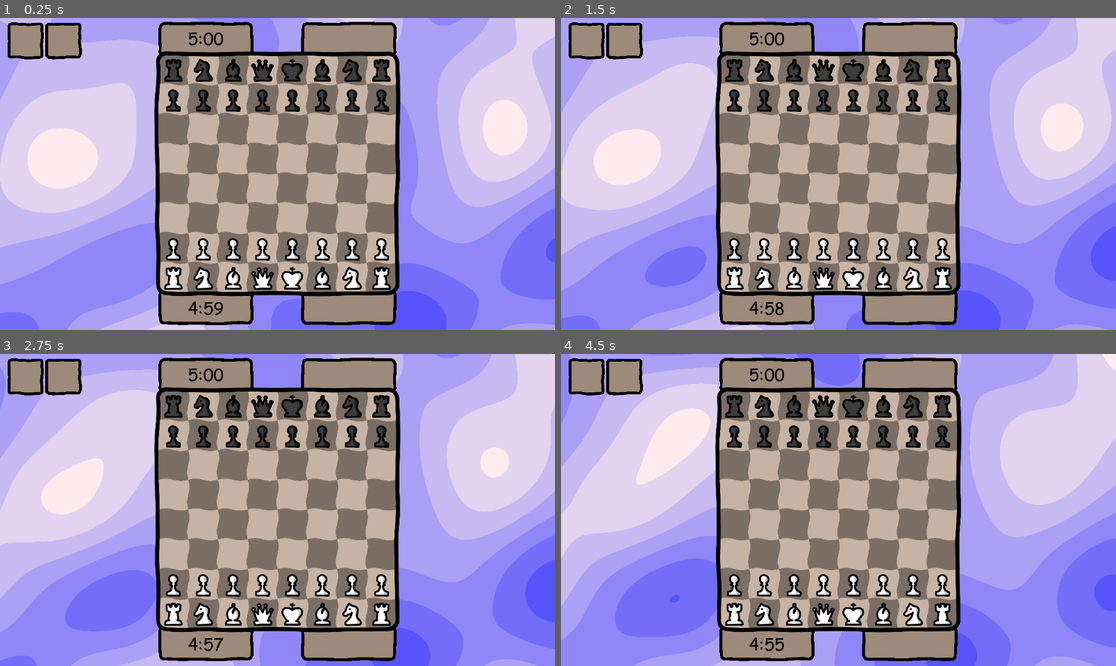
Above: before the commit, frames 1-4 (two rows, left to right).
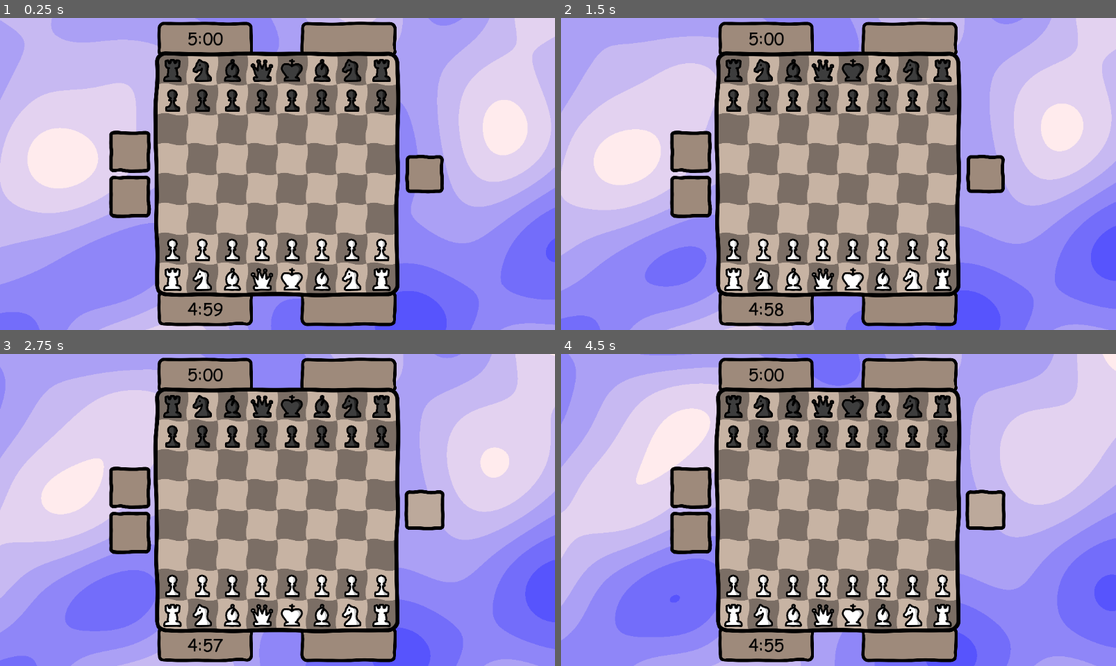
Above: after the commit, the same moments.

Repository: Empika1/DrunkChess
Game: Godot game, scene res://Scenes/Game.tscn
Two runs of this game, one before a commit and one after it. Both use one fixed random seed, a clock stepped at 60 frames per second and the inputs below.
Inputs (mouse positions are in pixels of both pictures, inside the frame that each line leads up to; where the layout moved, square brackets give the same spot in the first picture):
- Up to frame 1 (0.25 s): no input
- Up to frame 2 (1.5 s): click (688, 152) [588, 39] at 0.5 s; click (688, 195) [622, 39] at 1.25 s
- Up to frame 3 (2.75 s): click (427, 510) at 2.02 s
- Up to frame 4 (4.5 s): click (688, 488) [588, 375] at 2.75 s; click (688, 531) [622, 375] at 3.5 s; click (988, 510) at 4.27 s

The runs differ from the first frame. In frame 1, 9.2% of the frame differs, in the area x 1-80%, y 1-99%; in frame 2, 9.2%; in frame 3, 9.3%; in frame 4, 9.3%, in the area x 1-81%, y 1-99%.

Commit message:
button stuff also blur in shader cool

Diff:
--- a/Scenes/Game.tscn
+++ b/Scenes/Game.tscn
@@ -12,6 +12,7 @@
 [ext_resource type="Script" path="res://Scripts/UI/LabelScaler.gd" id="6_v8qg6"]
 [ext_resource type="Shader" path="res://Shaders/Arrows.gdshader" id="7_pwngt"]
 [ext_resource type="Shader" path="res://Shaders/RoundedBorder.gdshader" id="11_6jtdc"]
+[ext_resource type="Script" path="res://Scripts/UI/ProceduralTextureButton.gd" id="14_oywxq"]
 [ext_resource type="Script" path="res://Scripts/GameManager.gd" id="15_uqtdi"]
 
 [sub_resource type="ShaderMaterial" id="ShaderMaterial_yxwyt"]
@@ -26,6 +27,43 @@
 
 [sub_resource type="PlaceholderTexture2D" id="PlaceholderTexture2D_ujew3"]
 
+[sub_resource type="ShaderMaterial" id="ShaderMaterial_w84sv"]
+shader = ExtResource("11_6jtdc")
+shader_parameter/outerDistances = Vector4(0.02, 0.02, 0.02, 0.02)
+shader_parameter/thickness = 0.075
+shader_parameter/outerRadius = 0.105
+shader_parameter/noDistortLength = 0.245
+shader_parameter/insideBgCol = Color(0.619608, 0.541176, 0.482353, 1)
+shader_parameter/outsideBgCol = Color(0, 0, 0, 0)
+shader_parameter/lineCol = null
+shader_parameter/noiseScale = Vector2(1.745, 0.195)
+shader_parameter/noiseSeed = 0.955
+shader_parameter/realWidth = 89.0
+shader_parameter/realHeight = 89.0
+
+[sub_resource type="Gradient" id="Gradient_w0ct7"]
+offsets = PackedFloat32Array(0)
+colors = PackedColorArray(0, 0, 0, 1)
+
+[sub_resource type="GradientTexture2D" id="GradientTexture2D_mxgtm"]
+gradient = SubResource("Gradient_w0ct7")
+width = 1
+height = 1
+
+[sub_resource type="ShaderMaterial" id="ShaderMaterial_u4uj4"]
+shader = ExtResource("11_6jtdc")
+shader_parameter/outerDistances = Vector4(0.02, 0.02, 0.02, 0.02)
+shader_parameter/thickness = 0.075
+shader_parameter/outerRadius = 0.11
+shader_parameter/noDistortLength = 0.245
+shader_parameter/insideBgCol = Color(0.619608, 0.541176, 0.482353, 1)
+shader_parameter/outsideBgCol = Color(0, 0, 0, 0)
+shader_parameter/lineCol = null
+shader_parameter/noiseScale = Vector2(1.745, 0.195)
+shader_parameter/noiseSeed = 1.63
+shader_parameter/realWidth = 89.0
+shader_parameter/realHeight = 89.0
+
 [sub_resource type="ShaderMaterial" id="ShaderMaterial_lw55w"]
 shader = ExtResource("11_6jtdc")
 shader_parameter/outerDistances = Vector4(0.01, 0.01, -0.1, 0.01)
@@ -65,8 +103,8 @@
 shader_parameter/lineCol = null
 shader_parameter/noiseScale = Vector2(3.355, 0.05)
 shader_parameter/noiseSeed = 1.165
-shader_parameter/realWidth = 521.269
-shader_parameter/realHeight = 521.269
+shader_parameter/realWidth = 523.379
+shader_parameter/realHeight = 523.379
 
 [sub_resource type="PlaceholderTexture2D" id="PlaceholderTexture2D_dkrfx"]
 
@@ -124,7 +162,7 @@
 shader_parameter/lineCol = null
 shader_parameter/noiseScale = Vector2(0.54, 0.435)
 shader_parameter/noiseSeed = 2.44
-shader_parameter/realWidth = 197.0
+shader_parameter/realWidth = 198.0
 shader_parameter/realHeight = 68.0
 
 [sub_resource type="ShaderMaterial" id="ShaderMaterial_gfptd"]
@@ -138,10 +176,10 @@
 shader_parameter/lineCol = null
 shader_parameter/noiseScale = Vector2(0.54, 0.435)
 shader_parameter/noiseSeed = 1.465
-shader_parameter/realWidth = 198.0
+shader_parameter/realWidth = 199.0
 shader_parameter/realHeight = 68.0
 
-[sub_resource type="ShaderMaterial" id="ShaderMaterial_w84sv"]
+[sub_resource type="ShaderMaterial" id="ShaderMaterial_e8xod"]
 shader = ExtResource("11_6jtdc")
 shader_parameter/outerDistances = Vector4(0.02, 0.02, 0.02, 0.02)
 shader_parameter/thickness = 0.075
@@ -149,34 +187,11 @@
 shader_parameter/noDistortLength = 0.245
 shader_parameter/insideBgCol = Color(0.619608, 0.541176, 0.482353, 1)
 shader_parameter/outsideBgCol = Color(0, 0, 0, 0)
-shader_parameter/lineCol = null
-shader_parameter/noiseScale = Vector2(1.745, 0.195)
-shader_parameter/noiseSeed = 0.955
-shader_parameter/realWidth = 1.0
-shader_parameter/realHeight = 1.0
-
-[sub_resource type="Gradient" id="Gradient_w0ct7"]
-offsets = PackedFloat32Array(0)
-colors = PackedColorArray(0, 0, 0, 1)
-
-[sub_resource type="GradientTexture2D" id="GradientTexture2D_mxgtm"]
-gradient = SubResource("Gradient_w0ct7")
-width = 1
-height = 1
-
-[sub_resource type="ShaderMaterial" id="ShaderMaterial_u4uj4"]
-shader = ExtResource("11_6jtdc")
-shader_parameter/outerDistances = Vector4(0.02, 0.02, 0.02, 0.02)
-shader_parameter/thickness = 0.075
-shader_parameter/outerRadius = 0.11
-shader_parameter/noDistortLength = 0.245
-shader_parameter/insideBgCol = Color(0.619608, 0.541176, 0.482353, 1)
-shader_parameter/outsideBgCol = Color(0, 0, 0, 0)
-shader_parameter/lineCol = null
-shader_parameter/noiseScale = Vector2(1.745, 0.195)
-shader_parameter/noiseSeed = 1.63
-shader_parameter/realWidth = 1.0
-shader_parameter/realHeight = 1.0
+shader_parameter/lineCol = Color(0, 0, 0, 1)
+shader_parameter/noiseScale = Vector2(1.745, 0.155)
+shader_parameter/noiseSeed = -3.88
+shader_parameter/realWidth = 89.076
+shader_parameter/realHeight = 88.543
 
 [node name="Control" type="Control"]
 layout_mode = 3
@@ -199,44 +214,86 @@
 
 [node name="BorderRatioSetter" type="Node" parent="." node_paths=PackedStringArray("mats")]
 script = ExtResource("1_8omxs")
-mats = [NodePath("../MainContainer/VBoxContainer/WhiteUIContainer/WhiteCaptures"), NodePath("../MainContainer/VBoxContainer/WhiteUIContainer/WhiteTimer"), NodePath("../MainContainer/VBoxContainer/BoardSquare/Board/BoardBorder2"), NodePath("../TextureRect")]
+mats = [NodePath("../AspectRatioContainer/Control/MainContainer/VBoxContainer/WhiteUIContainer/WhiteCaptures"), NodePath("../AspectRatioContainer/Control/MainContainer/VBoxContainer/WhiteUIContainer/WhiteTimer"), NodePath("../AspectRatioContainer/Control/MainContainer/VBoxContainer/BoardSquare/Board/BoardBorder2"), NodePath("../TextureRect")]
 
 [node name="BoardContainerResizer" type="Node" parent="." node_paths=PackedStringArray("boardSquare", "mainContainer")]
 script = ExtResource("1_u4wqa")
-boardSquare = NodePath("../MainContainer/VBoxContainer/BoardSquare")
-mainContainer = NodePath("../MainContainer")
+boardSquare = NodePath("../AspectRatioContainer/Control/MainContainer/VBoxContainer/BoardSquare")
+mainContainer = NodePath("../AspectRatioContainer/Control/MainContainer")
 r = 0.785
 
-[node name="MainContainer" type="AspectRatioContainer" parent="."]
+[node name="AspectRatioContainer" type="AspectRatioContainer" parent="."]
+layout_mode = 1
+anchors_preset = -1
+anchor_left = 0.012
+anchor_top = 0.012
+anchor_right = 0.988
+anchor_bottom = 0.988
+grow_horizontal = 2
+grow_vertical = 2
+ratio = 1.109
+metadata/_edit_use_anchors_ = true
+
+[node name="Control" type="Control" parent="AspectRatioContainer"]
+layout_mode = 2
+
+[node name="VBoxContainer" type="VBoxContainer" parent="AspectRatioContainer/Control"]
+layout_mode = 1
+anchors_preset = -1
+anchor_top = 0.355
+anchor_right = 0.128247
+anchor_bottom = 0.645
+grow_horizontal = 2
+grow_vertical = 2
+
+[node name="TextureButton" type="TextureButton" parent="AspectRatioContainer/Control/VBoxContainer"]
+material = SubResource("ShaderMaterial_w84sv")
+layout_mode = 2
+size_flags_horizontal = 3
+size_flags_vertical = 3
+texture_normal = SubResource("GradientTexture2D_mxgtm")
+stretch_mode = 0
+metadata/_edit_use_anchors_ = true
+
+[node name="TextureButton2" type="TextureButton" parent="AspectRatioContainer/Control/VBoxContainer"]
+material = SubResource("ShaderMaterial_u4uj4")
+layout_mode = 2
+size_flags_horizontal = 3
+size_flags_vertical = 3
+texture_normal = SubResource("GradientTexture2D_mxgtm")
+stretch_mode = 0
+metadata/_edit_use_anchors_ = true
+
+[node name="MainContainer" type="AspectRatioContainer" parent="AspectRatioContainer/Control"]
 custom_minimum_size = Vector2(46.045, 74.02)
 layout_mode = 1
-anchors_preset = -1
-anchor_top = 0.0123457
-anchor_right = 1.0
-anchor_bottom = 0.984568
+anchors_preset = 15
+anchor_right = 1.0
+anchor_bottom = 1.0
+grow_horizontal = 2
+grow_vertical = 2
 size_flags_horizontal = 3
 size_flags_vertical = 3
 size_flags_stretch_ratio = 70.0
 theme = ExtResource("1_gldiy")
 ratio = 0.785
-metadata/_edit_use_anchors_ = true
-
-[node name="VBoxContainer" type="VBoxContainer" parent="MainContainer"]
+
+[node name="VBoxContainer" type="VBoxContainer" parent="AspectRatioContainer/Control/MainContainer"]
 layout_mode = 2
 size_flags_horizontal = 3
 theme_override_constants/separation = 0
 
-[node name="BlackUIContainer" type="HBoxContainer" parent="MainContainer/VBoxContainer"]
+[node name="BlackUIContainer" type="HBoxContainer" parent="AspectRatioContainer/Control/MainContainer/VBoxContainer"]
 layout_mode = 2
 size_flags_vertical = 3
 theme_override_constants/separation = 0
 
-[node name="BlackTimer" type="Panel" parent="MainContainer/VBoxContainer/BlackUIContainer"]
+[node name="BlackTimer" type="Panel" parent="AspectRatioContainer/Control/MainContainer/VBoxContainer/BlackUIContainer"]
 material = SubResource("ShaderMaterial_lw55w")
 layout_mode = 2
 size_flags_horizontal = 3
 
-[node name="Control" type="Control" parent="MainContainer/VBoxContainer/BlackUIContainer/BlackTimer" node_paths=PackedStringArray("label")]
+[node name="Control" type="Control" parent="AspectRatioContainer/Control/MainContainer/VBoxContainer/BlackUIContainer/BlackTimer" node_paths=PackedStringArray("label")]
 layout_mode = 1
 anchor_top = 0.0149254
 anchor_right = 1.0
@@ -249,7 +306,7 @@
 label = NodePath("Label")
 metadata/_edit_use_anchors_ = true
 
-[node name="Label" type="Label" parent="MainContainer/VBoxContainer/BlackUIContainer/BlackTimer/Control"]
+[node name="Label" type="Label" parent="AspectRatioContainer/Control/MainContainer/VBoxContainer/BlackUIContainer/BlackTimer/Control"]
 texture_filter = 1
 layout_mode = 1
 anchors_preset = 15
@@ -257,23 +314,23 @@
 anchor_bottom = 1.0
 grow_horizontal = 2
 grow_vertical = 2
-theme_override_font_sizes/font_size = 34
+theme_override_font_sizes/font_size = 35
 text = "5:00
 "
 horizontal_alignment = 1
 vertical_alignment = 1
 
-[node name="Control2" type="Control" parent="MainContainer/VBoxContainer/BlackUIContainer"]
+[node name="Control2" type="Control" parent="AspectRatioContainer/Control/MainContainer/VBoxContainer/BlackUIContainer"]
 layout_mode = 2
 size_flags_horizontal = 3
 size_flags_stretch_ratio = 0.5
 
-[node name="BlackCaptures" type="Panel" parent="MainContainer/VBoxContainer/BlackUIContainer"]
+[node name="BlackCaptures" type="Panel" parent="AspectRatioContainer/Control/MainContainer/VBoxContainer/BlackUIContainer"]
 material = SubResource("ShaderMaterial_2aubl")
 layout_mode = 2
 size_flags_horizontal = 3
 
-[node name="BlackCapturesContainer" type="HBoxContainer" parent="MainContainer/VBoxContainer/BlackUIContainer/BlackCaptures"]
+[node name="BlackCapturesContainer" type="HBoxContainer" parent="AspectRatioContainer/Control/MainContainer/VBoxContainer/BlackUIContainer/BlackCaptures"]
 layout_mode = 2
 anchor_left = 0.0808081
 anchor_top = 0.149254
@@ -284,20 +341,20 @@
 theme_override_constants/separation = 0
 metadata/_edit_use_anchors_ = true
 
-[node name="BoardSquare" type="AspectRatioContainer" parent="MainContainer/VBoxContainer"]
+[node name="BoardSquare" type="AspectRatioContainer" parent="AspectRatioContainer/Control/MainContainer/VBoxContainer"]
 z_index = 1
 layout_mode = 2
 size_flags_horizontal = 3
 size_flags_vertical = 3
 size_flags_stretch_ratio = 7.30233
 
-[node name="Board" type="TextureRect" parent="MainContainer/VBoxContainer/BoardSquare"]
+[node name="Board" type="TextureRect" parent="AspectRatioContainer/Control/MainContainer/VBoxContainer/BoardSquare"]
 self_modulate = Color(1, 0.898039, 0.819608, 1)
 layout_mode = 2
 texture = ExtResource("2_7sewj")
 expand_mode = 1
 
-[node name="BoardBorder2" type="TextureRect" parent="MainContainer/VBoxContainer/BoardSquare/Board"]
+[node name="BoardBorder2" type="TextureRect" parent="AspectRatioContainer/Control/MainContainer/VBoxContainer/BoardSquare/Board"]
 z_index = 1
 material = SubResource("ShaderMaterial_uhl4r")
 layout_mode = 2
@@ -310,40 +367,40 @@
 texture = SubResource("PlaceholderTexture2D_dkrfx")
 metadata/_edit_use_anchors_ = true
 
-[node name="PieceHolder" type="Control" parent="MainContainer/VBoxContainer/BoardSquare"]
+[node name="PieceHolder" type="Control" parent="AspectRatioContainer/Control/MainContainer/VBoxContainer/BoardSquare"]
 z_index = 2
 layout_mode = 2
 
-[node name="Lines" type="TextureRect" parent="MainContainer/VBoxContainer/BoardSquare"]
+[node name="Lines" type="TextureRect" parent="AspectRatioContainer/Control/MainContainer/VBoxContainer/BoardSquare"]
 z_index = 1
 material = SubResource("ShaderMaterial_76xl3")
 layout_mode = 2
 texture = SubResource("PlaceholderTexture2D_4pcoh")
 
-[node name="Circles" type="TextureRect" parent="MainContainer/VBoxContainer/BoardSquare"]
+[node name="Circles" type="TextureRect" parent="AspectRatioContainer/Control/MainContainer/VBoxContainer/BoardSquare"]
 z_index = 1
 material = SubResource("ShaderMaterial_5isd6")
 layout_mode = 2
 texture = SubResource("PlaceholderTexture2D_d5phv")
 
-[node name="CircleArcs" type="TextureRect" parent="MainContainer/VBoxContainer/BoardSquare"]
+[node name="CircleArcs" type="TextureRect" parent="AspectRatioContainer/Control/MainContainer/VBoxContainer/BoardSquare"]
 z_index = 1
 material = SubResource("ShaderMaterial_y1348")
 layout_mode = 2
 texture = SubResource("PlaceholderTexture2D_xcd1x")
 
-[node name="Arrows" type="TextureRect" parent="MainContainer/VBoxContainer/BoardSquare"]
+[node name="Arrows" type="TextureRect" parent="AspectRatioContainer/Control/MainContainer/VBoxContainer/BoardSquare"]
 z_index = 3
 material = SubResource("ShaderMaterial_yx8dn")
 layout_mode = 2
 texture = SubResource("PlaceholderTexture2D_kb1m1")
 
-[node name="GameManager" type="Node" parent="MainContainer/VBoxContainer/BoardSquare" node_paths=PackedStringArray("board", "pieceHolder")]
+[node name="GameManager" type="Node" parent="AspectRatioContainer/Control/MainContainer/VBoxContainer/BoardSquare" node_paths=PackedStringArray("board", "pieceHolder")]
 script = ExtResource("15_uqtdi")
 board = NodePath("../Board")
 pieceHolder = NodePath("../PieceHolder")
 
-[node name="BoardRenderer" type="Node" parent="MainContainer/VBoxContainer/BoardSquare" node_paths=PackedStringArray("board", "pieceHolder", "blackTimer", "whiteTimer", "blackCaptures", "whiteCaptures", "lines", "circles", "circleArcs", "arrows", "gameManager")]
+[node name="BoardRenderer" type="Node" parent="AspectRatioContainer/Control/MainContainer/VBoxContainer/BoardSquare" node_paths=PackedStringArray("board", "pieceHolder", "blackTimer", "whiteTimer", "blackCaptures", "whiteCaptures", "lines", "circles", "circleArcs", "arrows", "gameManager")]
 script = ExtResource("2_ern7e")
 board = NodePath("../Board")
 pieceHolder = NodePath("../PieceHolder")
@@ -362,17 +419,17 @@
 blackCapturerArrowColor = Color(0, 0.72549, 0.4, 1)
 arrowThickness = 0.005
 
-[node name="WhiteUIContainer" type="HBoxContainer" parent="MainContainer/VBoxContainer"]
+[node name="WhiteUIContainer" type="HBoxContainer" parent="AspectRatioContainer/Control/MainContainer/VBoxContainer"]
 layout_mode = 2
 size_flags_vertical = 3
 theme_override_constants/separation = 0
 
-[node name="WhiteTimer" type="Panel" parent="MainContainer/VBoxContainer/WhiteUIContainer"]
+[node name="WhiteTimer" type="Panel" parent="AspectRatioContainer/Control/MainContainer/VBoxContainer/WhiteUIContainer"]
 material = SubResource("ShaderMaterial_xyrx8")
 layout_mode = 2
 size_flags_horizontal = 3
 
-[node name="Control" type="Control" parent="MainContainer/VBoxContainer/WhiteUIContainer/WhiteTimer" node_paths=PackedStringArray("label")]
+[node name="Control" type="Control" parent="AspectRatioContainer/Control/MainContainer/VBoxContainer/WhiteUIContainer/WhiteTimer" node_paths=PackedStringArray("label")]
 layout_mode = 1
 anchor_top = -0.0441176
 anchor_right = 1.0
@@ -385,7 +442,7 @@
 label = NodePath("Label")
 metadata/_edit_use_anchors_ = true
 
-[node name="Label" type="Label" parent="MainContainer/VBoxContainer/WhiteUIContainer/WhiteTimer/Control"]
+[node name="Label" type="Label" parent="AspectRatioContainer/Control/MainContainer/VBoxContainer/WhiteUIContainer/WhiteTimer/Control"]
 texture_filter = 1
 layout_mode = 1
 anchors_preset = -1
@@ -399,17 +456,17 @@
 vertical_alignment = 1
 metadata/_edit_use_anchors_ = true
 
-[node name="Control2" type="Control" parent="MainContainer/VBoxContainer/WhiteUIContainer"]
+[node name="Control2" type="Control" parent="AspectRatioContainer/Control/MainContainer/VBoxContainer/WhiteUIContainer"]
 layout_mode = 2
 size_flags_horizontal = 3
 size_flags_stretch_ratio = 0.5
 
-[node name="WhiteCaptures" type="Panel" parent="MainContainer/VBoxContainer/WhiteUIContainer"]
+[node name="WhiteCaptures" type="Panel" parent="AspectRatioContainer/Control/MainContainer/VBoxContainer/WhiteUIContainer"]
 material = SubResource("ShaderMaterial_gfptd")
 layout_mode = 2
 size_flags_horizontal = 3
 
-[node name="WhiteCaptures" type="HBoxContainer" parent="MainContainer/VBoxContainer/WhiteUIContainer/WhiteCaptures"]
+[node name="WhiteCaptures" type="HBoxContainer" parent="AspectRatioContainer/Control/MainContainer/VBoxContainer/WhiteUIContainer/WhiteCaptures"]
 layout_mode = 2
 anchor_left = 0.0808081
 anchor_top = 0.147059
@@ -420,33 +477,37 @@
 theme_override_constants/separation = 0
 metadata/_edit_use_anchors_ = true
 
-[node name="AspectRatioContainer" type="AspectRatioContainer" parent="."]
+[node name="TextureButton3" type="TextureButton" parent="AspectRatioContainer/Control"]
+material = SubResource("ShaderMaterial_e8xod")
 layout_mode = 1
 anchors_preset = -1
-anchor_left = 0.0121528
-anchor_top = 0.0123457
-anchor_right = 0.147569
-anchor_bottom = 0.134259
-ratio = 2.0
-stretch_mode = 3
-alignment_horizontal = 0
-alignment_vertical = 0
-metadata/_edit_use_anchors_ = true
-
-[node name="HBoxContainer" type="HBoxContainer" parent="AspectRatioContainer"]
-layout_mode = 2
-theme_override_constants/separation = 0
-
-[node name="TextureButton" type="TextureButton" parent="AspectRatioContainer/HBoxContainer"]
-material = SubResource("ShaderMaterial_w84sv")
-layout_mode = 2
-size_flags_horizontal = 3
+anchor_left = 0.873
+anchor_top = 0.43
+anchor_right = 1.0
+anchor_bottom = 0.57
+grow_horizontal = 2
+grow_vertical = 2
+size_flags_horizontal = 3
+size_flags_vertical = 3
 texture_normal = SubResource("GradientTexture2D_mxgtm")
 stretch_mode = 0
-
-[node name="TextureButton2" type="TextureButton" parent="AspectRatioContainer/HBoxContainer"]
-material = SubResource("ShaderMaterial_u4uj4")
-layout_mode = 2
-size_flags_horizontal = 3
-texture_normal = SubResource("GradientTexture2D_mxgtm")
-stretch_mode = 0
+script = ExtResource("14_oywxq")
+outerDistancesDefault = Vector4(0.06, 0.06, 0.06, 0.06)
+outerDistancesHovered = Vector4(0.04, 0.04, 0.04, 0.04)
+outerDistancesPressed = Vector4(0.02, 0.02, 0.02, 0.02)
+thicknessDefault = 0.075
+thicknessHovered = 0.075
+thicknessPressed = 0.075
+outerRadiusDefault = 0.105
+outerRadiusHovered = 0.105
+outerRadiusPressed = 0.105
+noDistortLengthDefault = 0.245
+noDistortLengthHovered = 0.245
+noDistortLengthPressed = 0.245
+insideBgColDefault = Color(0.619608, 0.541176, 0.482353, 1)
+insideBgColHovered = Color(0.737255, 0.662745, 0.607843, 1)
+insideBgColPressed = Color(0.847059, 0.792157, 0.756863, 1)
+outsideBgColDefault = Color(0, 0, 0, 0)
+outsideBgColHovered = Color(0, 0, 0, 0)
+outsideBgColPressed = Color(0, 0, 0, 0)
+metadata/_edit_use_anchors_ = true
--- /dev/null
+++ b/Scripts/UI/ProceduralTextureButton.gd
@@ -0,0 +1,91 @@
+@tool
+
+extends TextureButton
+@export var outerDistancesDefault: Vector4
+@export var outerDistancesHovered: Vector4
+@export var outerDistancesPressed: Vector4
+
+@export var thicknessDefault: float
+@export var thicknessHovered: float
+@export var thicknessPressed: float
+
+@export var outerRadiusDefault: float
+@export var outerRadiusHovered: float
+@export var outerRadiusPressed: float
+
+@export var noDistortLengthDefault: float
+@export var noDistortLengthHovered: float
+@export var noDistortLengthPressed: float
+
+@export var insideBgColDefault: Color
+@export var insideBgColHovered: Color
+@export var insideBgColPressed: Color
+
+@export var outsideBgColDefault: Color
+@export var outsideBgColHovered: Color
+@export var outsideBgColPressed: Color
+
+@export var lineColDefault: Color
+@export var lineColHovered: Color
+@export var lineColPressed: Color
+
+var isHovered: bool
+var isPressed: bool
+
+func _ready():
+	mouse_entered.connect(_hover)
+	mouse_exited.connect(_unhover)
+	button_down.connect(_press)
+	button_up.connect(_unpress)
+	_unhover()
+
+func _hover():
+	isHovered = true
+	updateVisualState()
+
+func _unhover():
+	isHovered = false
+	updateVisualState()
+
+func _press():
+	isPressed = true
+	updateVisualState()
+
+func _unpress():
+	isPressed = false
+	updateVisualState()
+
+func updateVisualState():
+	if isPressed:
+		showPressed()
+	elif isHovered:
+		showHovered()
+	else:
+		showDefault()
+
+func showDefault():
+	var mat: ShaderMaterial = material as ShaderMaterial
+	mat.set_shader_parameter("outerDistances", outerDistancesDefault)
+	mat.set_shader_parameter("thickness", thicknessDefault)
+	mat.set_shader_parameter("outerRadius", outerRadiusDefault)
+	mat.set_shader_parameter("insideBgCol", insideBgColDefault)
+	mat.set_shader_parameter("outsideBgCol", outsideBgColDefault)
+	mat.set_shader_parameter("lineCol", lineColDefault)
+
+func showHovered():
+	var mat: ShaderMaterial = material as ShaderMaterial
+	mat.set_shader_parameter("outerDistances", outerDistancesHovered)
+	mat.set_shader_parameter("thickness", thicknessHovered)
+	mat.set_shader_parameter("outerRadius", outerRadiusHovered)
+	mat.set_shader_parameter("insideBgCol", insideBgColHovered)
+	mat.set_shader_parameter("outsideBgCol", outsideBgColHovered)
+	mat.set_shader_parameter("lineCol", lineColHovered)
+
+func showPressed():
+	var mat: ShaderMaterial = material as ShaderMaterial
+	mat.set_shader_parameter("outerDistances", outerDistancesPressed)
+	mat.set_shader_parameter("thickness", thicknessPressed)
+	mat.set_shader_parameter("outerRadius", outerRadiusPressed)
+	mat.set_shader_parameter("insideBgCol", insideBgColPressed)
+	mat.set_shader_parameter("outsideBgCol", outsideBgColPressed)
+	mat.set_shader_parameter("lineCol", lineColPressed)
--- a/Shaders/RoundedBorder.gdshader
+++ b/Shaders/RoundedBorder.gdshader
@@ -111,7 +111,7 @@
 		circleCenter = bottomRightCircleCenter;
 	}
 
-	float newBlur = blurC / canvas11;
+	float newBlur = blurC / canvas11/ realHeight * 500.;
 	if(circleCenter != vec2(-9999.)) {
 		float dist = length(newUV - circleCenter);
 		float innerRadius = outerRadius - thickness;
Not shown: 1 places in Scenes/Game.tscn that only renumber resources
